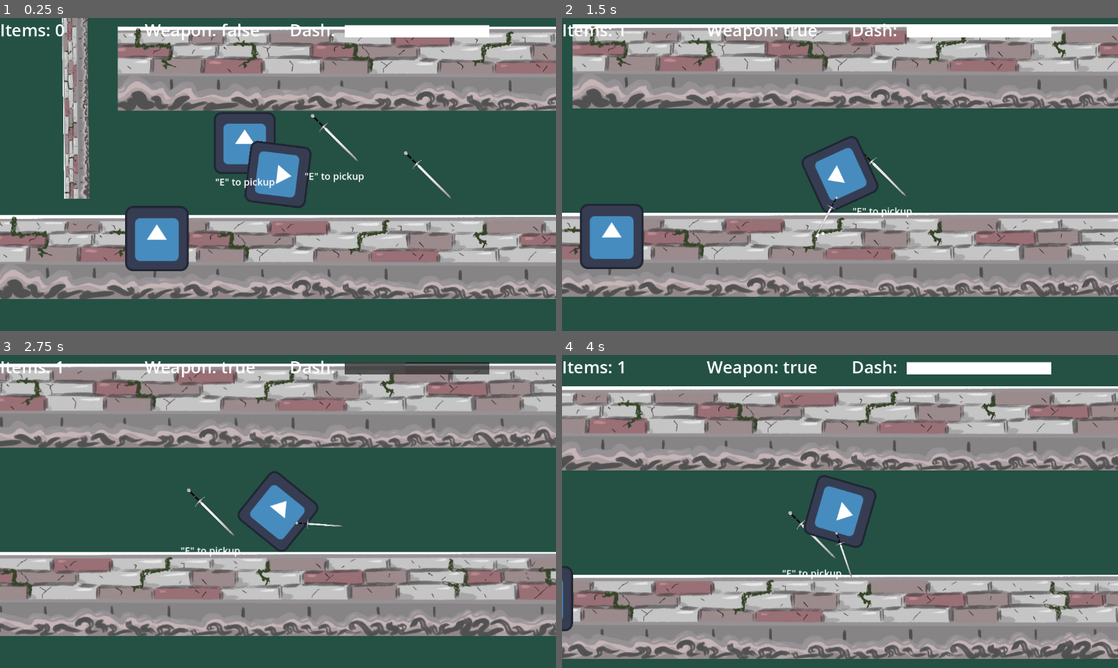
Above: before the commit, frames 1-4 (two rows, left to right).
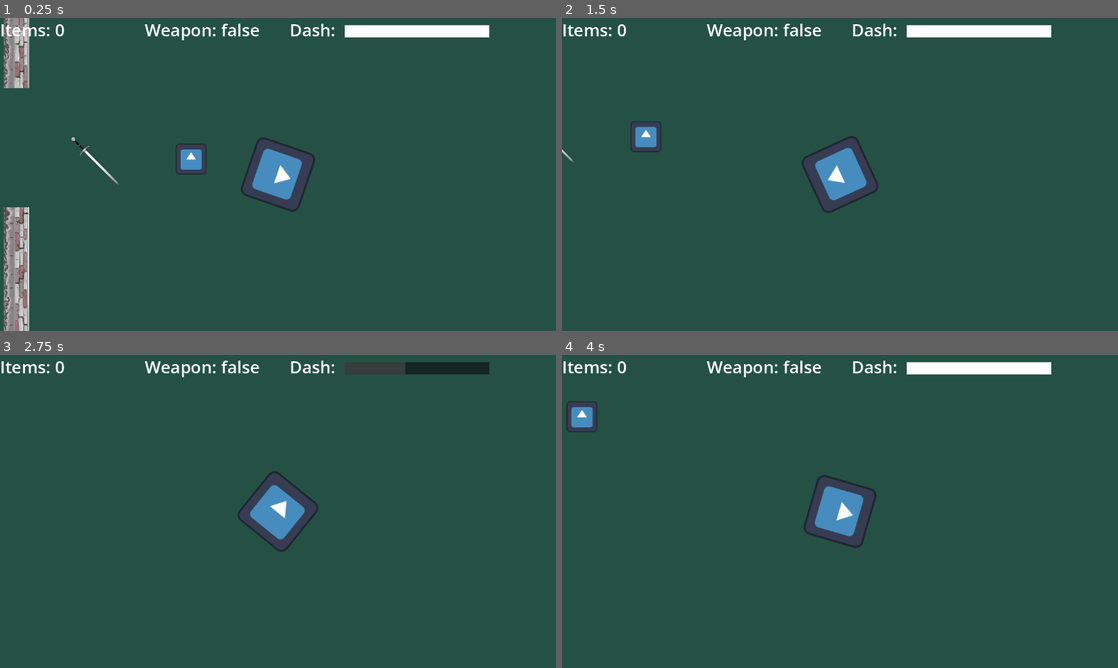
Above: after the commit, the same moments.

Repository: PierceFrancis/Godot-Final-Project
Game: Godot game, scene res://Scenes/main.tscn
Same seed, same stepped clock (60 frames per second), same inputs: the game is played once before the commit and once after it. The engine's default icon, where the game draws it, is replaced by a stand-in: a white triangle on a blue panel in a dark square.
Inputs (mouse positions are in pixels of both pictures, inside the frame that each line leads up to):
- Up to frame 1 (0.25 s): no input
- Up to frame 2 (1.5 s): move the mouse to (962, 158) at 0.52 s; hold D (move_right) 0.53-1.28 s; tap E (action_button) at 0.6 s; move the mouse to (728, 190) at 1.27 s; hold S (move_down) from 1.28 s (still down); click (728, 190) at 1.35 s
- Up to frame 3 (2.75 s): move the mouse to (333, 442) at 2.02 s; release S (move_down) at 2.03 s; hold D (move_right) from 2.03 s (still down); hold Space (dash) from 2.03 s (still down)
- Up to frame 4 (4 s): move the mouse to (812, 574) at 2.77 s; release D (move_right) at 2.78 s; release Space (dash) at 2.78 s; hold W (move_up) 2.78-3.53 s; tap E (action_button) at 2.85 s; move the mouse to (1006, 558) at 3.52 s; press the mouse at (1006, 558) at 3.53 s; hold Left (move_left) from 3.53 s (still down)

The runs differ from the first frame. In frame 1, 53% of the frame differs, in the area x 0-100%, y 0-100%; in frame 2, 52%; in frame 3, 54%; in frame 4, 54%, in the area x 0-100%, y 1-98%.

Commit message:
Item changes

Diff:
--- a/Scenes/item_pickup.tscn
+++ b/Scenes/item_pickup.tscn
@@ -7,6 +7,7 @@
 radius = 61.073727
 
 [node name="item_pickup" type="Area2D"]
+scale = Vector2(0.5, 0.5)
 script = ExtResource("1_14bl7")
 
 [node name="Sprite2D" type="Sprite2D" parent="."]
--- a/Scenes/main.tscn
+++ b/Scenes/main.tscn
@@ -21,30 +21,42 @@
 rotation = -1.5707964
 
 [node name="StaticBody2D" parent="." instance=ExtResource("2_bo1nx")]
-position = Vector2(268, 36)
+position = Vector2(-820, 463)
+rotation = 3.1415927
+scale = Vector2(0.3, 0.3)
 
 [node name="StaticBody2D2" parent="." instance=ExtResource("2_bo1nx")]
-position = Vector2(-420, -342)
+position = Vector2(-1107, -333.00003)
 rotation = -1.583841
 scale = Vector2(0.3, 0.3)
 
+[node name="StaticBody2D5" parent="." instance=ExtResource("2_bo1nx")]
+position = Vector2(-542, -436)
+rotation = 1.5707964
+scale = Vector2(0.3, 0.3)
+
+[node name="StaticBody2D6" parent="." instance=ExtResource("2_bo1nx")]
+position = Vector2(-542, 325)
+rotation = 1.5707964
+scale = Vector2(0.3, 0.3)
+
 [node name="StaticBody2D3" parent="." instance=ExtResource("2_bo1nx")]
-position = Vector2(525, -354)
+position = Vector2(-827, -617)
+scale = Vector2(0.3, 0.3)
 
-[node name="item_pickup" parent="." instance=ExtResource("3_8gbba")]
-position = Vector2(-251, -2)
-scale = Vector2(1.0277755, 1.0550616)
+[node name="StaticBody2D4" parent="." instance=ExtResource("2_bo1nx")]
+position = Vector2(-1103, 179)
+rotation = -1.5707964
+scale = Vector2(0.3, 0.3)
 
 [node name="item_pickup2" parent="." instance=ExtResource("3_8gbba")]
-position = Vector2(-69, -200)
-
-[node name="weapon_pickup" parent="." instance=ExtResource("4_jjvhh")]
-position = Vector2(309, -135)
-
-[node name="weapon_pickup2" parent="." instance=ExtResource("4_jjvhh")]
-position = Vector2(116, -212)
+position = Vector2(-180, -32)
 
 [node name="UI" parent="." instance=ExtResource("5_kry3j")]
 
 [node name="Enemy_dummy" parent="." instance=ExtResource("6_21xkr")]
-position = Vector2(52, 305)
+position = Vector2(-844, 269)
+
+[node name="weapon_pickup" parent="." instance=ExtResource("4_jjvhh")]
+position = Vector2(-380, -29)
+scale = Vector2(1, 1)
Binary file added: assets/Walk_1 (1).png
Not shown, added: assets/Walk_1 (1).png.import
Binary file added: assets/Walk_1.png
Not shown, added: assets/Walk_1.png.import
